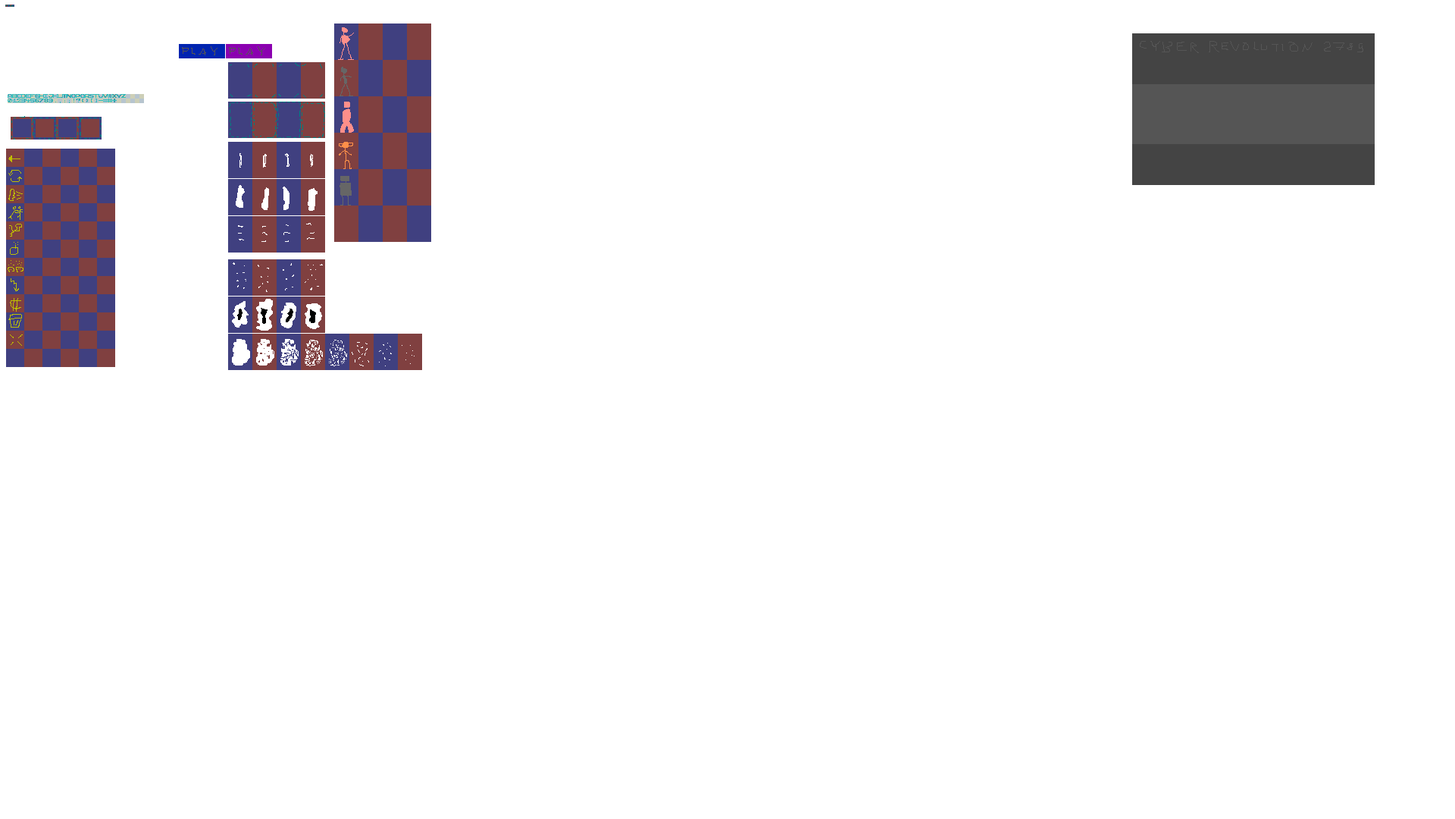
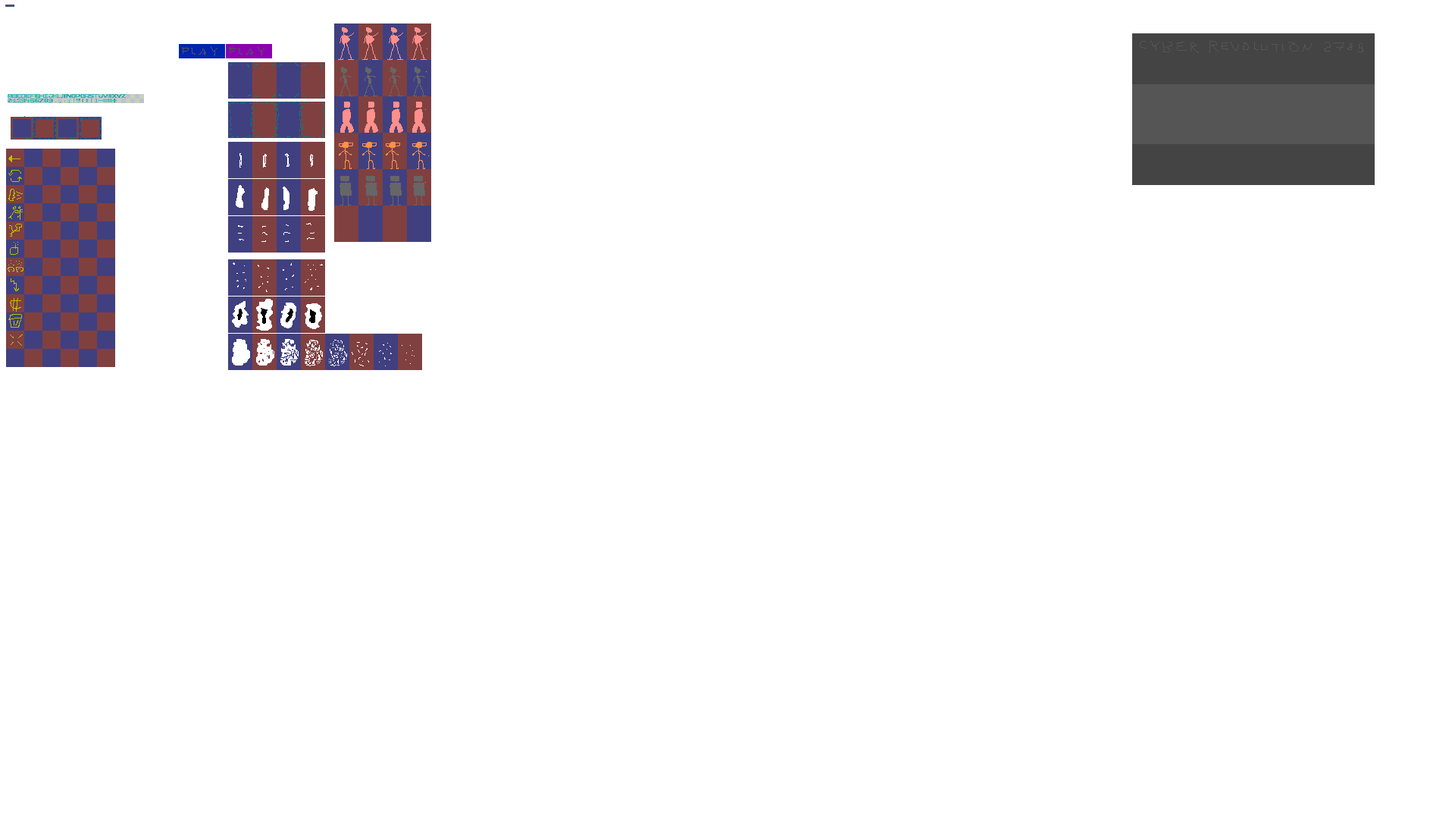
Layered file, before and after one edit (1455x819). Changes by layer:
painted on "persons" over [362, 27, 430, 206]
